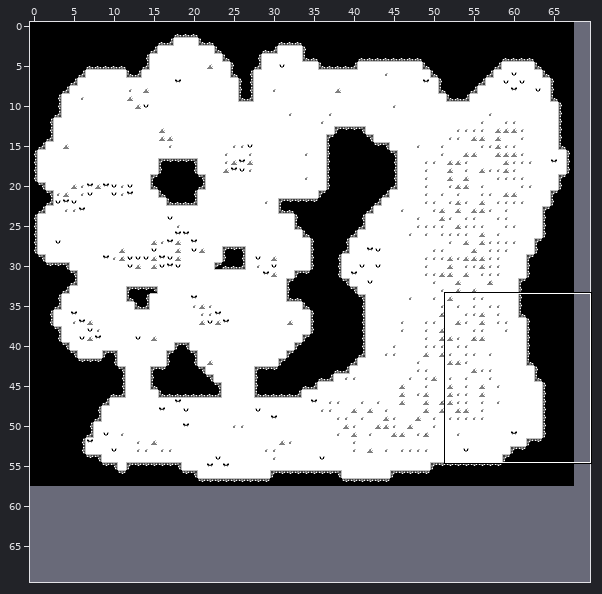
A LDtk project gets an edit: src/Resources/Levels/world.ldtk. The first picture is a wide view before the edit; the outline marks the close-up.
Close-up. The starting point:
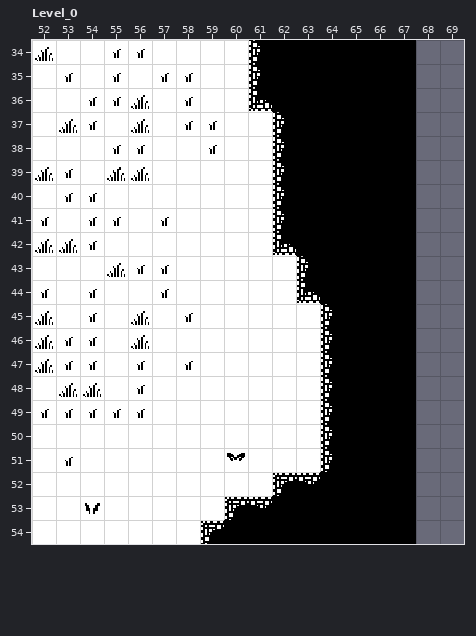
Cells are 16x16 px. Shown: Level_0 x 52..69, y 34..54. The commit also changed other parts of the map, which this record leaves out. The old version is drawn lined up with the new one.
New version:
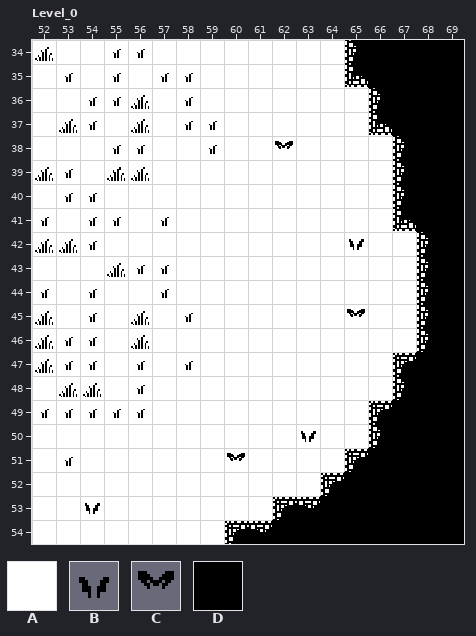
Key: from "Tileset_table_16_16": A 4, B 21, C 22; from "Walls": D 1.
_ is an empty cell.
What changed:
map size 68x58 -> 70x70 cells
Layer "Floor":
y 34..54: x 68..69 __ -> AA
Layer "Grass":
y 38: x 62 _ -> C
y 42: x 65 _ -> B
y 45: x 65 _ -> C
y 50: x 63 _ -> B
Layer "Walls":
y 34..35: x 61..64 DDDD -> ____; x 68..69 __ -> DD
y 36: x 61..65 DDDDD -> _____; x 68..69 __ -> DD
y 37: x 62..65 DDDD -> ____; x 68..69 __ -> DD
y 38..41: x 62..66 DDDDD -> _____; x 68..69 __ -> DD
y 42: x 62..69 DDDDDD__ -> ______DD
y 43..44: x 63..69 DDDDD__ -> _____DD
y 45..46: x 64..69 DDDD__ -> ____DD
y 47..48: x 64..66 DDD -> ___; x 68..69 __ -> DD
y 49..50: x 64..65 DD -> __; x 68..69 __ -> DD
y 51: x 64 D -> _; x 68..69 __ -> DD
y 52: x 62..63 DD -> __; x 68..69 __ -> DD
y 53: x 60..61 DD -> __; x 68..69 __ -> DD
y 54: x 59 D -> _; x 68..69 __ -> DD
